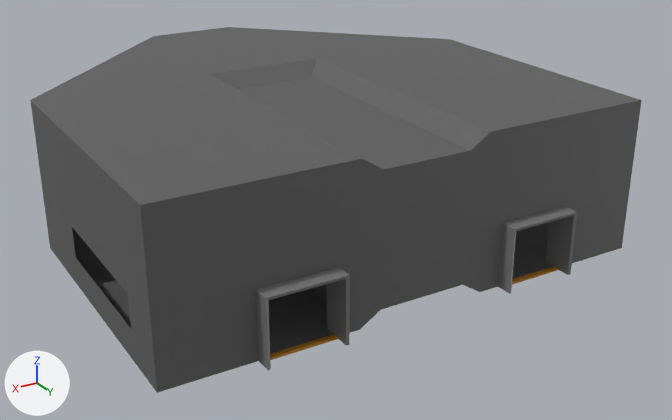
The Blender file assets/environments/bridgecell/bridge_cell.blend as it was, and as the next commit left it.
Camera for both pictures: a camera (50 mm lens) standing at (28.3, 53.6, 26.3) and looking at (-1.8, 3.5, 1.2). The lights are fixed; the arrows at lower left show +X, +Y and +Z.

Names of what the first picture shows: 'Bounds', 'Bounds.001', 'Floor', 'Floor.001', 'RoomMeshGrid'.
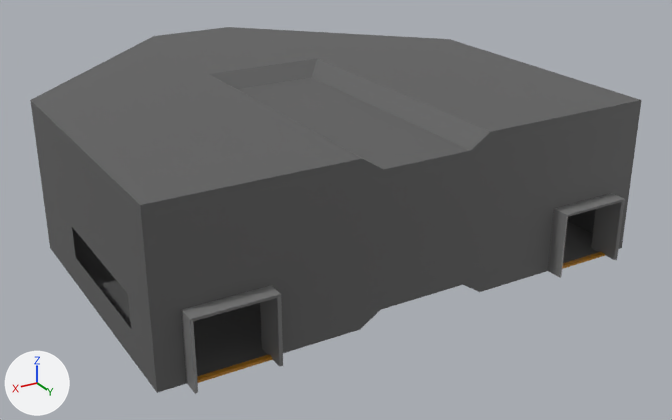
Edits to the bpy script that builds the scene:
```text
Change me_grid:
    where me_grid.from_pydata(...)  # 591 vertices, 552 faces; spans x -16.0..16.0, y -16.0..16.0, z 0.0..10.0
    used by ob_roommeshgrid; location = (0.0, 0.0, 0.0)
    me_grid part 1
    4 faces are deleted
    11 vertices in x -5.7, y 16.0, z 0.0..10.0 move by (-0.7, 0.0, 0.0)
    6 vertices in x -10.3, y 16.0, z 5.0..10.0 move by (0.7, 0.0, 0.0)
    5 vertices in x -12.8, y 16.0, z 0.0..4.0 move by (-1.4, 0.0, 0.0)
    5 vertices in x -10.3, y 16.0, z 0.0..4.0 move by (0.5, 0.0, 0.0)
    4 new faces join them, mat_walls (dark grey #646464)
    me_grid part 2
    4 faces are deleted
    11 vertices in x 5.7, y 16.0, z 0.0..10.0 move by (0.7, 0.0, 0.0)
    6 vertices in x 10.3, y 16.0, z 5.0..10.0 move by (-0.7, 0.0, 0.0)
    5 vertices in x 10.3, y 16.0, z 0.0..4.0 move by (-0.5, 0.0, 0.0)
    5 vertices in x 12.8, y 16.0, z 0.0..4.0 move by (1.4, 0.0, 0.0)
    4 new faces join them, mat_walls (dark grey #646464)
Change ob_bounds_001:
    ob_bounds_001.location: (0.0, 0.0, 0.0) -> (-4.0, 0.0, 0.0)
Change ob_floor_001:
    ob_floor_001.location: (0.0, 0.0, 0.0) -> (-4.0, 0.0, 0.0)
Change ob_bounds:
    ob_bounds.location: (0.0, 0.0, 0.0) -> (4.0, 0.0, 0.0)
Change ob_floor:
    ob_floor.location: (0.0, 0.0, 0.0) -> (4.0, 0.0, 0.0)
```

Pixel boxes (x1, y1, x2, y2) of what changed, in the pictures (672 x 420 px; the box of a moved part takes in the faces that stretch with it):
'Bounds', moved: before (256, 267, 350, 371); after (181, 286, 283, 394)
'Bounds.001', moved: before (498, 206, 577, 294); after (548, 193, 625, 278)
'Floor', moved: before (270, 334, 338, 360); after (197, 354, 273, 383)
'Floor.001', moved: before (512, 266, 559, 285); after (562, 252, 605, 269)
part 1 of me_grid, moved or reshaped: (455, 95, 631, 292) in both
part 2 of me_grid, moved or reshaped: (149, 141, 362, 393) in both
